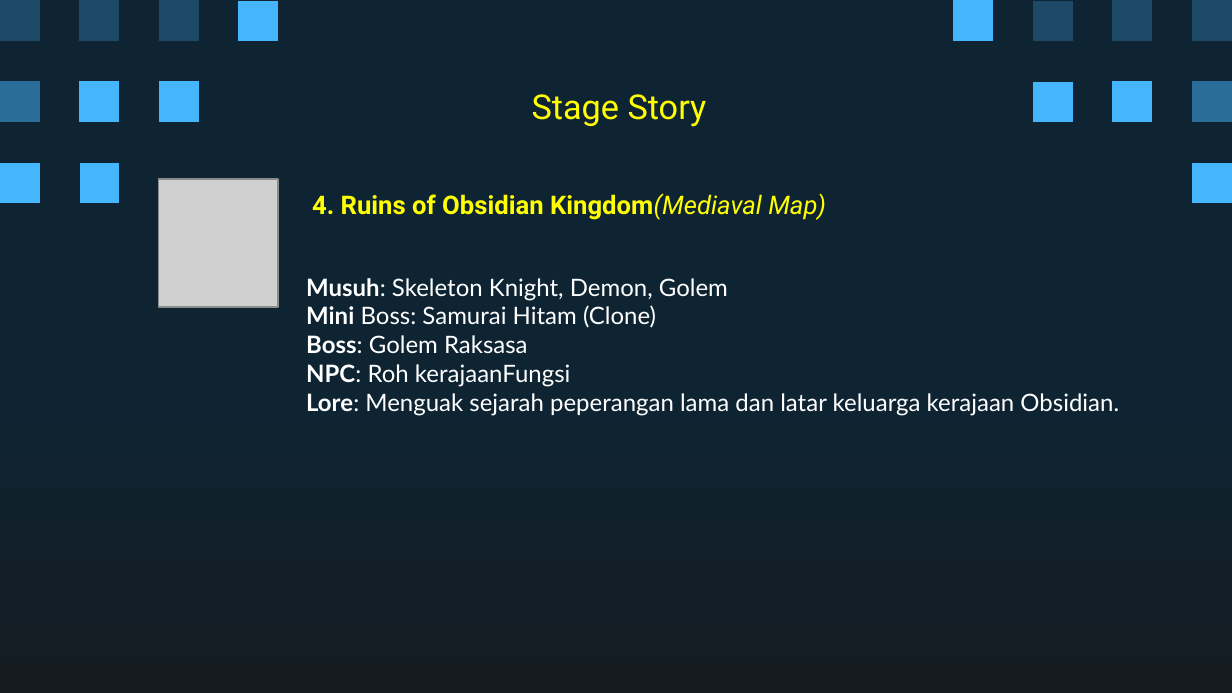
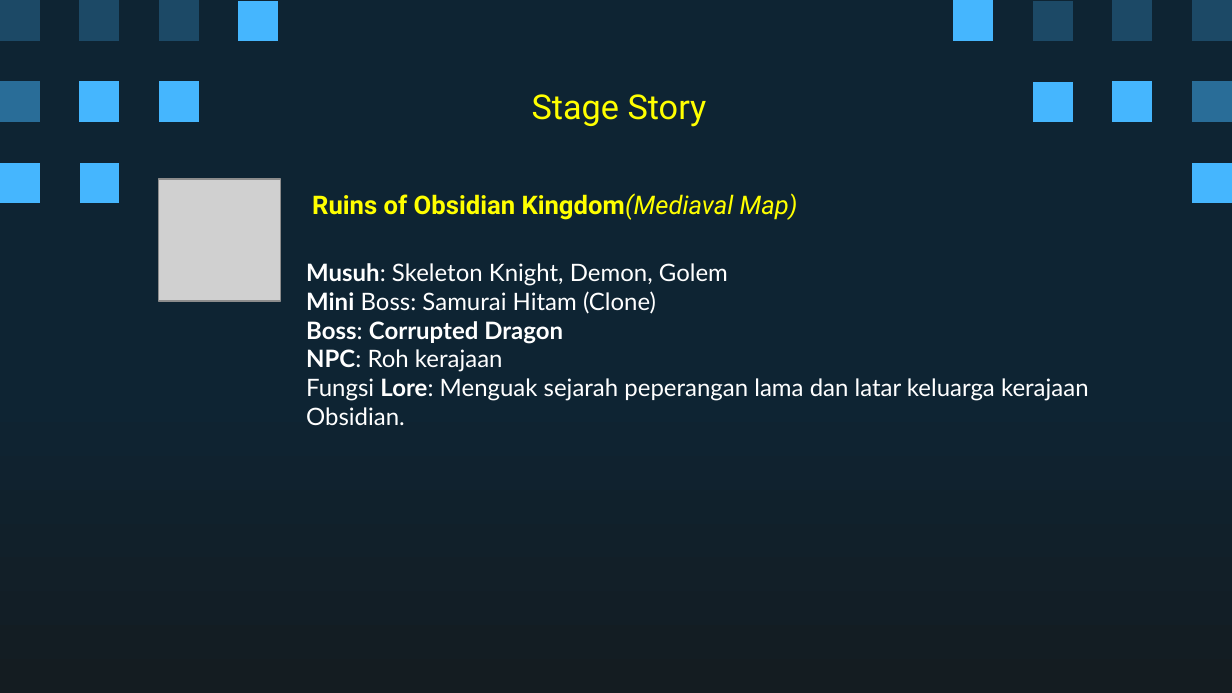
Before and after one commit to Ricardhad/gameProgProject, a slide deck: slide 15 of Super Pixel Vintage Gaming by Slidesgo.pptx (slide 13 before the commit). Drawn at 1232x693 pixels with LibreOffice and Linux fonts; fonts in the diff are those of the drawing; grey boxes stand for pictures. Boxes give left, top, right and bottom in pixels: in the first picture for what was removed or moved away, otherwise in the second. Text is boxed around its words. In the diff, an @@ line names an element or a change of style, - is before the commit and + after.

```diff
--- a/Super Pixel Vintage Gaming by Slidesgo.pptx
+++ b/Super Pixel Vintage Gaming by Slidesgo.pptx
@@ picture resized from (x1=159, y1=179, x2=278, y2=307) to (x1=159, y1=179, x2=281, y2=301) @@
@@ freeform shape removed at (x1=159, y1=179, x2=278, y2=301) @@
@@ title at (x1=312, y1=193, x2=798, y2=220): text changed @@
-4. Ruins of Obsidian Kingdom(Mediaval Map)
+Ruins of Obsidian Kingdom(Mediaval Map)
@@ subtitle at (x1=306, y1=321, x2=1089, y2=425): text changed @@
-Boss: Golem Raksasa
-NPC: Roh kerajaanFungsi
-Lore: Menguak sejarah peperangan lama dan latar keluarga kerajaan Obsidian.
+Boss: Corrupted Dragon
+NPC: Roh kerajaan
+Fungsi Lore: Menguak sejarah peperangan lama dan latar keluarga kerajaan Obsidian.
```
Also in this commit, not shown: 7 other slides changed, 5 slides added, 5 slides removed.
